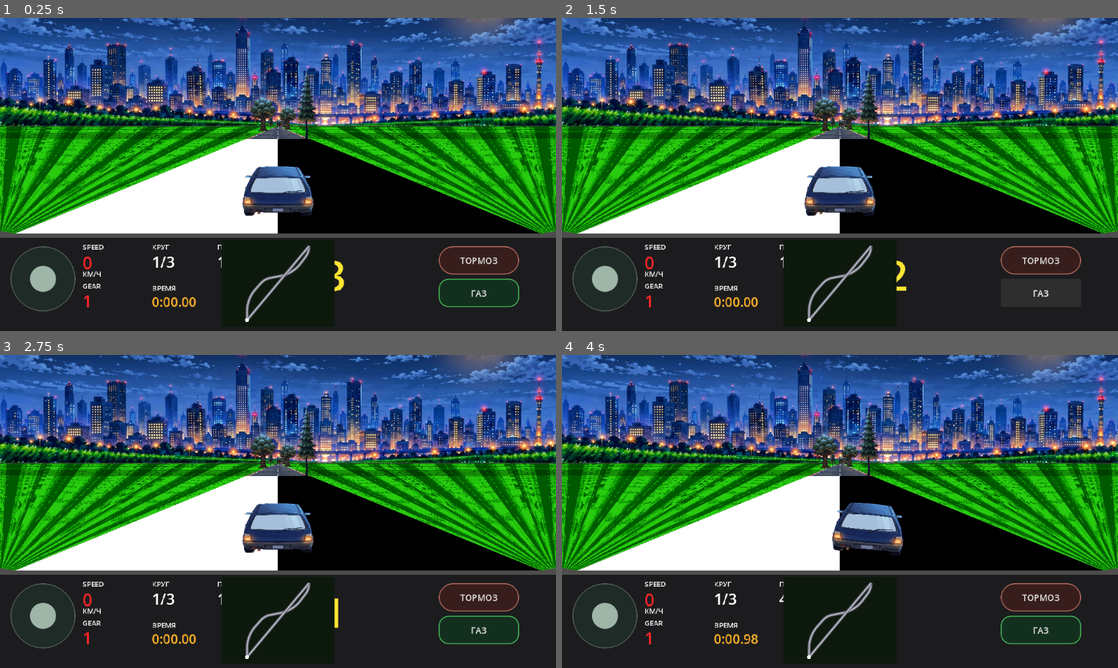
Above: before the commit, frames 1-4 (two rows, left to right).
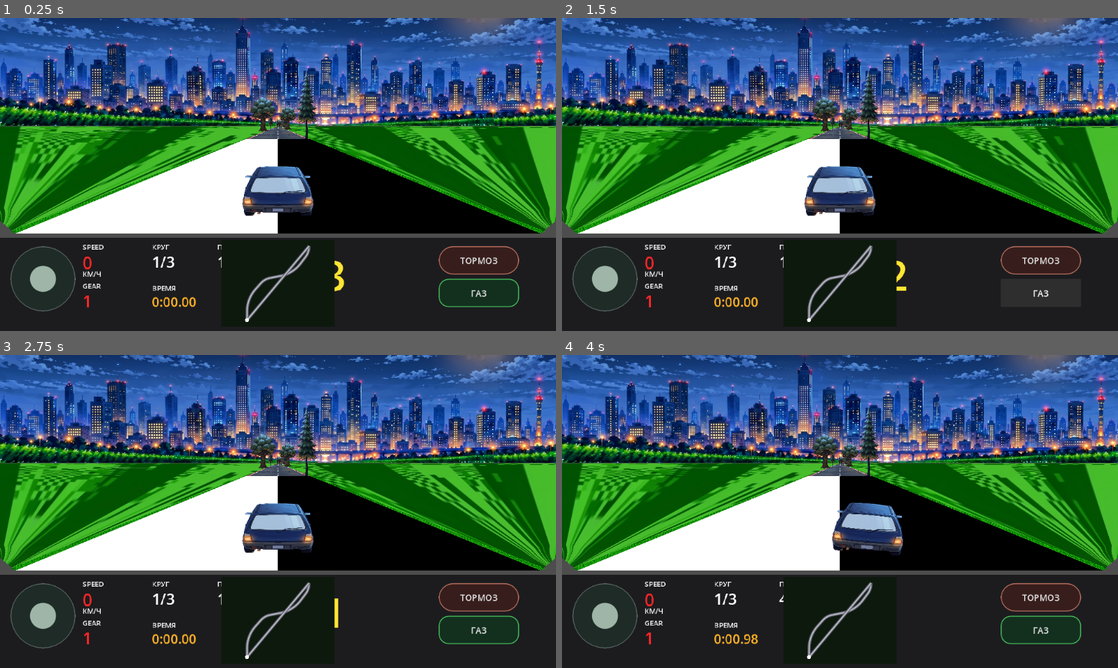
Above: after the commit, the same moments.

Repository: masterofmagic234/Arkon
Game: Godot game, scene res://scenes/level2_pseudo3d.tscn
Two runs of this game, one before a commit and one after it. Both use one fixed random seed, a clock stepped at 60 frames per second and the inputs below.
Inputs (mouse positions are in pixels of both pictures, inside the frame that each line leads up to):
- Up to frame 1 (0.25 s): no input
- Up to frame 2 (1.5 s): click "ТОРМОЗ" at 0.5 s; click "ГАЗ" at 1.25 s
- Up to frame 3 (2.75 s): tap Enter at 2 s; move the mouse to (400, 495) at 2.02 s; hold D (race_right) from 2.03 s (still down); click (400, 495) at 2.17 s
- Up to frame 4 (4 s): release D (race_right) at 2.75 s; tap Space at 2.75 s; drag from (728, 527) to (812, 574) at 2.77 s; tap Enter at 3.5 s; move the mouse to (895, 442) at 3.52 s; hold D (race_right) from 3.53 s (still down)

The runs differ from the first frame. In frame 1, 14% of the frame differs, in the area x 0-100%, y 34-69%; in frame 2, 14%; in frame 3, 14%; in frame 4, 14%.

Commit message:
Implement true vertical roadside grass walls with layered fields

Diff:
--- a/scripts/race_renderer_pseudo3d.gd
+++ b/scripts/race_renderer_pseudo3d.gd
@@ -263,9 +263,12 @@
         shw[i] = scale * ROAD_WORLD_WIDTH * 0.5 * w * ROAD_SCREEN_SCALE
         sidx[i] = posmod(int(floor(absolute_seg)), track_size)
 
-    # Grass: stepped roadside embankments. Each road slice gets a small
-    # raised bank, creating the repeated field/ridge look from the reference.
-    # V is anchored to absolute world segment so the grass keeps moving.
+    # Grass: wide field underneath + true vertical roadside walls.
+    # The field closes the background so no gray gaps remain. The walls are
+    # projected from the same road edges, keeping their X tied to the road
+    # instead of forcing the outer vertices to screen 0/w (which creates the
+    # green fan/ray artifact). This follows the classic segmented pseudo-3D
+    # approach: project each segment, then draw roadside geometry back-to-front.
     var gi: int = FAR_SEGMENTS - 2
     while gi >= 0:
         var gj: int = min(gi + ROAD_STEP, FAR_SEGMENTS - 1)
@@ -286,88 +289,225 @@
             var scale_i: float = CAMERA_DEPTH / dz_i
             var scale_j: float = CAMERA_DEPTH / dz_j
 
-            # Small stepped banks: close to the car they are visible, while
-            # perspective naturally compresses them toward the horizon.
-            var bank_h_i: float = 45.0 * scale_i
-            var bank_h_j: float = 45.0 * scale_j
-            var bank_w_i: float = 60.0 * scale_i
-            var bank_w_j: float = 60.0 * scale_j
-
-            var road_l0 := Vector2(
-                ssx[gi] - shw[gi] - 10.0 * scale_i,
-                ssy[gi]
-            )
-            var road_r0 := Vector2(
-                ssx[gi] + shw[gi] + 10.0 * scale_i,
-                ssy[gi]
-            )
-            var road_l1 := Vector2(
-                ssx[gj] - shw[gj] - 10.0 * scale_j,
-                ssy[gj]
-            )
-            var road_r1 := Vector2(
-                ssx[gj] + shw[gj] + 10.0 * scale_j,
-                ssy[gj]
-            )
-
-            # Screen Y grows downward, so subtract height to make the bank
-            # rise upward from the road edge.
-            # The outer edge reaches the screen bounds so there is never an
-            # unrendered gray gap beside the track. The raised Y values keep
-            # the stepped/embankment shape visible.
-            var outer_l0 := Vector2(
-                0.0,
-                road_l0.y - bank_h_i
-            )
-            var outer_l1 := Vector2(
-                0.0,
-                road_l1.y - bank_h_j
-            )
-            var outer_r0 := Vector2(
-                w,
-                road_r0.y - bank_h_i
-            )
-            var outer_r1 := Vector2(
-                w,
-                road_r1.y - bank_h_j
-            )
-
-            var left_bank := PackedVector2Array([
-                outer_l0, road_l0, road_l1, outer_l1
-            ])
-            var right_bank := PackedVector2Array([
-                road_r0, outer_r0, outer_r1, road_r1
-            ])
-
+            # Exact road-edge anchors. These remain the single source of truth
+            # for every roadside wall.
+            var road_l0 := Vector2(ssx[gi] - shw[gi], ssy[gi])
+            var road_r0 := Vector2(ssx[gi] + shw[gi], ssy[gi])
+            var road_l1 := Vector2(ssx[gj] - shw[gj], ssy[gj])
+            var road_r1 := Vector2(ssx[gj] + shw[gj], ssy[gj])
+
+            # ---------------------------------------------------------------
+            # 1) Broad background field
+            # ---------------------------------------------------------------
+            # This is deliberately a separate layer. It is NOT the wall.
+            # It simply fills the land outside the walls so the screen never
+            # falls through to the renderer's gray clear color.
+            var field_y_i: float = lerpf(horizon_y, ssy[gi], 0.88)
+            var field_y_j: float = lerpf(horizon_y, ssy[gj], 0.88)
+
+            var left_field := PackedVector2Array([
+                Vector2(0.0, field_y_i),
+                road_l0,
+                road_l1,
+                Vector2(0.0, field_y_j)
+            ])
+            var right_field := PackedVector2Array([
+                road_r0,
+                Vector2(w, field_y_i),
+                Vector2(w, field_y_j),
+                road_r1
+            ])
+
+            var field_cols := PackedColorArray([
+                Color(0.16, 0.36, 0.10, 1.0),
+                Color(0.16, 0.36, 0.10, 1.0),
+                Color(0.14, 0.31, 0.08, 1.0),
+                Color(0.14, 0.31, 0.08, 1.0)
+            ])
+            draw_colored_polygon(left_field, field_cols[0])
+            draw_colored_polygon(right_field, field_cols[0])
+
+            # Add the grass texture to the broad field with a restrained
+            # modulation. U follows the screen-side distance from the road;
+            # V follows absolute world segment, so it scrolls with the world.
             if grass_texture != null:
-                var u_left: float = -0.5
-                var u_right: float = 0.5
-                var v_scale: float = 4.0
-                var uv_v_i: float = -absolute_seg_i * v_scale
-                var uv_v_j: float = -absolute_seg_j * v_scale
-
-                # Mirror U on the right side so both fields read naturally.
-                var left_uvs := PackedVector2Array([
-                    Vector2(u_left, uv_v_i),
-                    Vector2(u_right, uv_v_i),
-                    Vector2(u_right, uv_v_j),
-                    Vector2(u_left, uv_v_j)
-                ])
-                var right_uvs := PackedVector2Array([
-                    Vector2(u_right, uv_v_i),
-                    Vector2(u_left, uv_v_i),
-                    Vector2(u_left, uv_v_j),
-                    Vector2(u_right, uv_v_j)
-                ])
-
-                var grass_cols := PackedColorArray([
+                var field_v_i: float = -absolute_seg_i * GRASS_WORLD_UV_SCALE
+                var field_v_j: float = -absolute_seg_j * GRASS_WORLD_UV_SCALE
+                var field_u_left_i: float = -1.8 * maxf(scale_i, 0.12)
+                var field_u_left_j: float = -1.8 * maxf(scale_j, 0.12)
+                var field_u_right_i: float = 1.8 * maxf(scale_i, 0.12)
+                var field_u_right_j: float = 1.8 * maxf(scale_j, 0.12)
+
+                var field_left_uvs := PackedVector2Array([
+                    Vector2(field_u_left_i, field_v_i),
+                    Vector2(0.0, field_v_i),
+                    Vector2(0.0, field_v_j),
+                    Vector2(field_u_left_j, field_v_j)
+                ])
+                var field_right_uvs := PackedVector2Array([
+                    Vector2(0.0, field_v_i),
+                    Vector2(field_u_right_i, field_v_i),
+                    Vector2(field_u_right_j, field_v_j),
+                    Vector2(0.0, field_v_j)
+                ])
+
+                var field_tex_cols := PackedColorArray([
+                    Color(0.62, 0.78, 0.58, 1.0),
+                    Color(0.62, 0.78, 0.58, 1.0),
+                    Color(0.62, 0.78, 0.58, 1.0),
+                    Color(0.62, 0.78, 0.58, 1.0)
+                ])
+                draw_polygon(left_field, field_tex_cols, field_left_uvs, grass_texture)
+                draw_polygon(right_field, field_tex_cols, field_right_uvs, grass_texture)
+
+            # ---------------------------------------------------------------
+            # 2) Main vertical wall immediately beside the road
+            # ---------------------------------------------------------------
+            var main_wall_offset_i: float = 7.0 * scale_i
+            var main_wall_offset_j: float = 7.0 * scale_j
+            var main_wall_h_i: float = 68.0 * scale_i
+            var main_wall_h_j: float = 68.0 * scale_j
+
+            var main_l0_x: float = road_l0.x - main_wall_offset_i
+            var main_l1_x: float = road_l1.x - main_wall_offset_j
+            var main_r0_x: float = road_r0.x + main_wall_offset_i
+            var main_r1_x: float = road_r1.x + main_wall_offset_j
+
+            var main_left := PackedVector2Array([
+                Vector2(main_l0_x, road_l0.y),
+                Vector2(main_l0_x, road_l0.y - main_wall_h_i),
+                Vector2(main_l1_x, road_l1.y - main_wall_h_j),
+                Vector2(main_l1_x, road_l1.y)
+            ])
+            var main_right := PackedVector2Array([
+                Vector2(main_r0_x, road_r0.y),
+                Vector2(main_r0_x, road_r0.y - main_wall_h_i),
+                Vector2(main_r1_x, road_r1.y - main_wall_h_j),
+                Vector2(main_r1_x, road_r1.y)
+            ])
+
+            # ---------------------------------------------------------------
+            # 3) Two smaller rear terraces: still vertical walls, but lower
+            # ---------------------------------------------------------------
+            var rear1_offset_i: float = 38.0 * scale_i
+            var rear1_offset_j: float = 38.0 * scale_j
+            var rear1_base_i: float = 12.0 * scale_i
+            var rear1_base_j: float = 12.0 * scale_j
+            var rear1_h_i: float = 30.0 * scale_i
+            var rear1_h_j: float = 30.0 * scale_j
+
+            var rear1_left := PackedVector2Array([
+                Vector2(road_l0.x - rear1_offset_i, road_l0.y - rear1_base_i),
+                Vector2(road_l0.x - rear1_offset_i, road_l0.y - rear1_base_i - rear1_h_i),
+                Vector2(road_l1.x - rear1_offset_j, road_l1.y - rear1_base_j - rear1_h_j),
+                Vector2(road_l1.x - rear1_offset_j, road_l1.y - rear1_base_j)
+            ])
+            var rear1_right := PackedVector2Array([
+                Vector2(road_r0.x + rear1_offset_i, road_r0.y - rear1_base_i),
+                Vector2(road_r0.x + rear1_offset_i, road_r0.y - rear1_base_i - rear1_h_i),
+                Vector2(road_r1.x + rear1_offset_j, road_r1.y - rear1_base_j - rear1_h_j),
+                Vector2(road_r1.x + rear1_offset_j, road_r1.y - rear1_base_j)
+            ])
+
+            var rear2_offset_i: float = 72.0 * scale_i
+            var rear2_offset_j: float = 72.0 * scale_j
+            var rear2_base_i: float = 20.0 * scale_i
+            var rear2_base_j: float = 20.0 * scale_j
+            var rear2_h_i: float = 18.0 * scale_i
+            var rear2_h_j: float = 18.0 * scale_j
+
+            var rear2_left := PackedVector2Array([
+                Vector2(road_l0.x - rear2_offset_i, road_l0.y - rear2_base_i),
+                Vector2(road_l0.x - rear2_offset_i, road_l0.y - rear2_base_i - rear2_h_i),
+                Vector2(road_l1.x - rear2_offset_j, road_l1.y - rear2_base_j - rear2_h_j),
+                Vector2(road_l1.x - rear2_offset_j, road_l1.y - rear2_base_j)
+            ])
+            var rear2_right := PackedVector2Array([
+                Vector2(road_r0.x + rear2_offset_i, road_r0.y - rear2_base_i),
+                Vector2(road_r0.x + rear2_offset_i, road_r0.y - rear2_base_i - rear2_h_i),
+                Vector2(road_r1.x + rear2_offset_j, road_r1.y - rear2_base_j - rear2_h_j),
+                Vector2(road_r1.x + rear2_offset_j, road_r1.y - rear2_base_j)
+            ])
+
+            if grass_texture != null:
+                var wall_v_i: float = -absolute_seg_i * 3.2
+                var wall_v_j: float = -absolute_seg_j * 3.2
+                var wall_top_v_i: float = wall_v_i - 0.9
+                var wall_top_v_j: float = wall_v_j - 0.9
+
+                var wall_cols := PackedColorArray([
                     grass_tint, grass_tint, grass_tint, grass_tint
                 ])
-                draw_polygon(left_bank, grass_cols, left_uvs, grass_texture)
-                draw_polygon(right_bank, grass_cols, right_uvs, grass_texture)
+
+                var main_left_uvs := PackedVector2Array([
+                    Vector2(-0.48, wall_v_i),
+                    Vector2(0.48, wall_top_v_i),
+                    Vector2(0.48, wall_top_v_j),
+                    Vector2(-0.48, wall_v_j)
+                ])
+                var main_right_uvs := PackedVector2Array([
+                    Vector2(0.48, wall_v_i),
+                    Vector2(-0.48, wall_top_v_i),
+                    Vector2(-0.48, wall_top_v_j),
+                    Vector2(0.48, wall_v_j)
+                ])
+
+                draw_polygon(main_left, wall_cols, main_left_uvs, grass_texture)
+                draw_polygon(main_right, wall_cols, main_right_uvs, grass_texture)
+
+                var rear1_v_i: float = -absolute_seg_i * 2.6
+                var rear1_v_j: float = -absolute_seg_j * 2.6
+                var rear1_cols := PackedColorArray([
+                    grass_tint.darkened(0.12),
+                    grass_tint.darkened(0.12),
+                    grass_tint.darkened(0.12),
+                    grass_tint.darkened(0.12)
+                ])
+                var rear1_uvs_l := PackedVector2Array([
+                    Vector2(-0.34, rear1_v_i),
+                    Vector2(0.34, rear1_v_i - 0.5),
+                    Vector2(0.34, rear1_v_j - 0.5),
+                    Vector2(-0.34, rear1_v_j)
+                ])
+                var rear1_uvs_r := PackedVector2Array([
+                    Vector2(0.34, rear1_v_i),
+                    Vector2(-0.34, rear1_v_i - 0.5),
+                    Vector2(-0.34, rear1_v_j - 0.5),
+                    Vector2(0.34, rear1_v_j)
+                ])
+                draw_polygon(rear1_left, rear1_cols, rear1_uvs_l, grass_texture)
+                draw_polygon(rear1_right, rear1_cols, rear1_uvs_r, grass_texture)
+
+                var rear2_v_i: float = -absolute_seg_i * 2.0
+                var rear2_v_j: float = -absolute_seg_j * 2.0
+                var rear2_cols := PackedColorArray([
+                    grass_tint.darkened(0.20),
+                    grass_tint.darkened(0.20),
+                    grass_tint.darkened(0.20),
+                    grass_tint.darkened(0.20)
+                ])
+                var rear2_uvs_l := PackedVector2Array([
+                    Vector2(-0.28, rear2_v_i),
+                    Vector2(0.28, rear2_v_i - 0.35),
+                    Vector2(0.28, rear2_v_j - 0.35),
+                    Vector2(-0.28, rear2_v_j)
+                ])
+                var rear2_uvs_r := PackedVector2Array([
+                    Vector2(0.28, rear2_v_i),
+                    Vector2(-0.28, rear2_v_i - 0.35),
+                    Vector2(-0.28, rear2_v_j - 0.35),
+                    Vector2(0.28, rear2_v_j)
+                ])
+                draw_polygon(rear2_left, rear2_cols, rear2_uvs_l, grass_texture)
+                draw_polygon(rear2_right, rear2_cols, rear2_uvs_r, grass_texture)
             else:
-                draw_colored_polygon(left_bank, grass_tint)
-                draw_colored_polygon(right_bank, grass_tint)
+                var wall_color := grass_tint
+                draw_colored_polygon(main_left, wall_color)
+                draw_colored_polygon(main_right, wall_color)
+                draw_colored_polygon(rear1_left, wall_color.darkened(0.12))
+                draw_colored_polygon(rear1_right, wall_color.darkened(0.12))
+                draw_colored_polygon(rear2_left, wall_color.darkened(0.20))
+                draw_colored_polygon(rear2_right, wall_color.darkened(0.20))
         gi -= ROAD_STEP
 
     # Asphalt: continuous world-space V coordinates with a deliberately
